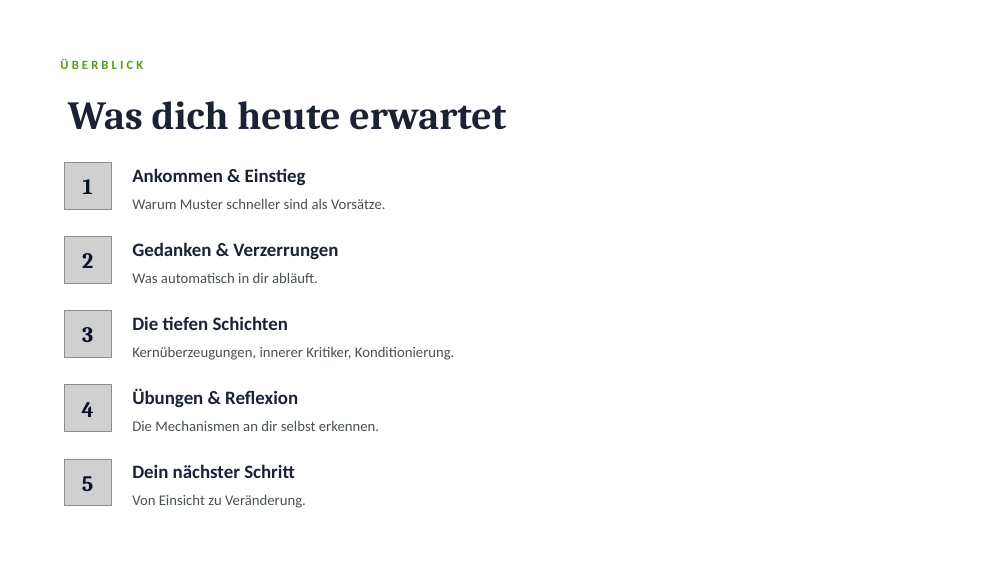
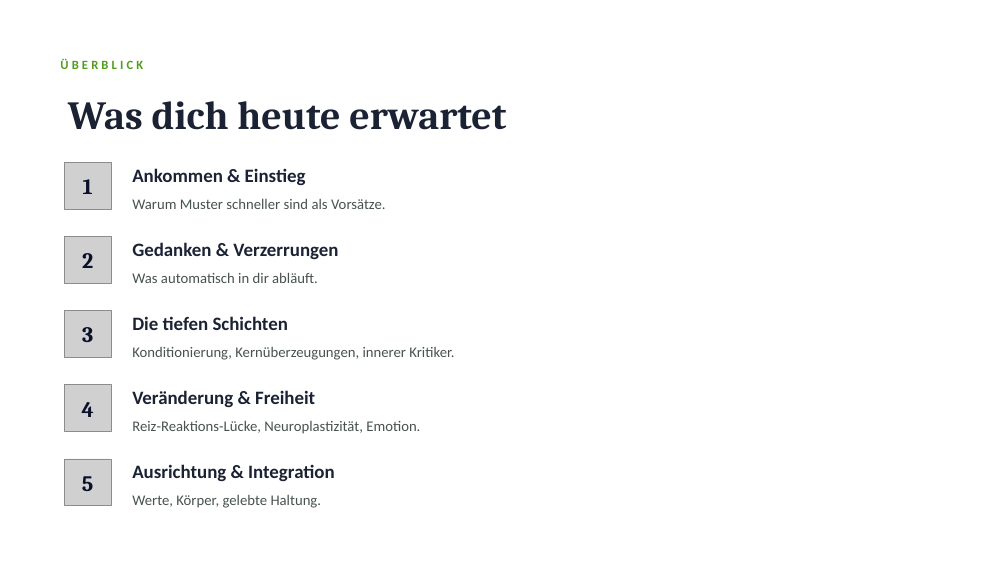
Before and after one commit to Heiko888/werdemeisterdeinergedanken, a slide deck: slide 2 of docs/workshop/vertiefungen/WMDG-Workshop-Vertiefungen-Kopf-verstehen.pptx. Drawn at 1008x567 pixels with LibreOffice and Linux fonts; fonts in the diff are those of the drawing; grey boxes stand for pictures. Boxes give left, top, right and bottom in pixels: in the first picture for what was removed or moved away, otherwise in the second. Text is boxed around its words. In the diff, an @@ line names an element or a change of style, - is before the commit and + after.

```diff
--- a/docs/workshop/vertiefungen/WMDG-Workshop-Vertiefungen-Kopf-verstehen.pptx
+++ b/docs/workshop/vertiefungen/WMDG-Workshop-Vertiefungen-Kopf-verstehen.pptx
@@ text at bbox=[132, 347, 454, 360]: text changed @@
-Kernüberzeugungen, innerer Kritiker, Konditionierung.
+Konditionierung, Kernüberzeugungen, innerer Kritiker.
@@ text at bbox=[132, 390, 315, 408]: text changed @@
-Übungen & Reflexion
+Veränderung & Freiheit
@@ text at bbox=[132, 420, 420, 434]: text changed @@
-Die Mechanismen an dir selbst erkennen.
+Reiz-Reaktions-Lücke, Neuroplastizität, Emotion.
@@ text at bbox=[132, 464, 335, 482]: text changed @@
-Dein nächster Schritt
+Ausrichtung & Integration
@@ text at bbox=[132, 495, 322, 508]: text changed @@
-Von Einsicht zu Veränderung.
+Werte, Körper, gelebte Haltung.
```
Also in this commit, not shown: 13 other slides changed, 7 slides added, 3 other files.
